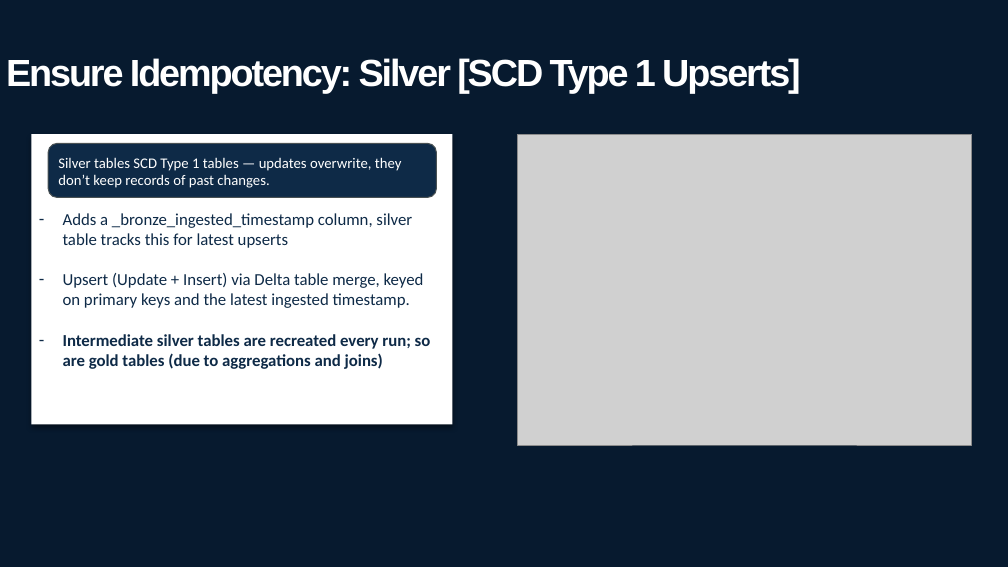
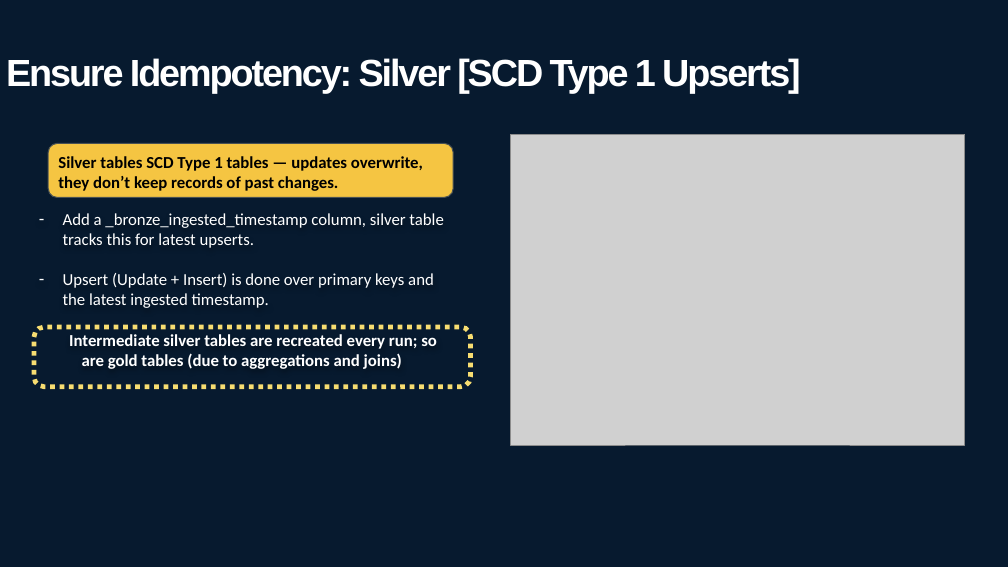
Before and after one commit to kwongheng/JDE10_final_project, a slide deck: slide 15 of docs/Final Project Presentation.pptx. Drawn at 1008x567 pixels with LibreOffice and Linux fonts; fonts in the diff are those of the drawing; grey boxes stand for pictures; background and template pictures are left out. Boxes give left, top, right and bottom in pixels: in the first picture for what was removed or moved away, otherwise in the second. Text is boxed around its words. In the diff, an @@ line names an element or a change of style, - is before the commit and + after.

```diff
--- a/docs/Final Project Presentation.pptx
+++ b/docs/Final Project Presentation.pptx
@@ text "Add a _bronze_ingested_timestamp column, silver ..." moved from (x1=32, y1=135, x2=453, y2=425) to (x1=63, y1=213, x2=443, y2=369) @@
@@ text "Add a _bronze_ingested_timestamp column, silver ..." at (x1=63, y1=213, x2=443, y2=369): fill #FFFFFF to none; shadow off @@
@@ rounded rectangle "Silver tables SCD Type 1 ..." resized from (x1=48, y1=144, x2=437, y2=198) to (x1=48, y1=144, x2=454, y2=198) @@
@@ rounded rectangle "Silver tables SCD Type 1 ..." at (x1=48, y1=144, x2=454, y2=198): size 14 to 16 pt, text colour #FFFFFF to #000000, bold on; fill #0E2A47 to #F5C542 @@
@@ picture moved from (x1=518, y1=134, x2=972, y2=445) to (x1=510, y1=134, x2=965, y2=445) @@
@@ text at (x1=63, y1=213, x2=443, y2=308): text changed; text colour #0E2A47 to #FFFFFF @@
-– Adds a _bronze_ingested_timestamp column, silver table tracks this for latest upserts
-– Upsert (Update + Insert) via Delta table merge, keyed on primary keys and the latest ingested timestamp.
+– Add a _bronze_ingested_timestamp column, silver table tracks this for latest upserts.
+– Upsert (Update + Insert) is done over primary keys and the latest ingested timestamp.
@@ rounded rectangle added at (x1=34, y1=327, x2=471, y2=387), outline #F7DD71 4.5 pt dashed @@
@@ text at (x1=69, y1=334, x2=437, y2=369): text colour #0E2A47 to #FFFFFF in "Intermediate silver tables are recreated every run; ..."; alignment left to centre; bullet - to none @@
```
Also in this commit, not shown: 23 other slides changed, 5 slides added, 12 slides removed.
